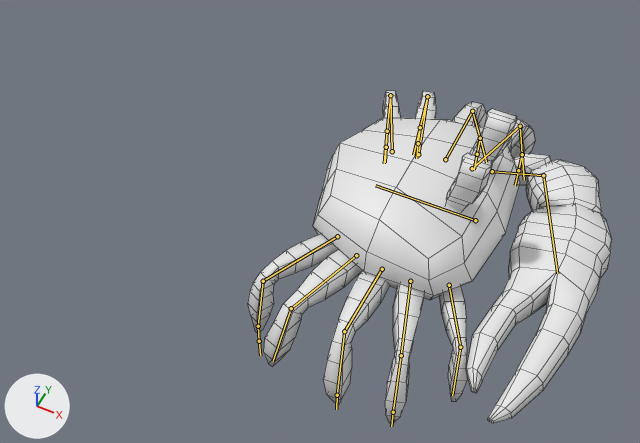
The FBX model Assets/Artists/Ian/3D models/crab.fbx: old version first, new version second.
Before and after are seen from a 50 mm lens placed at (1.63, -4.92, 6.13), pointed at (-0.62, -0.41, 0.49). Arrows for +X, +Y and +Z are at lower left; the lights stay in place. The first picture is the older version. The bones that change, and the others that lie on the model, are drawn over the model as lines. Mesh edges are drawn as thin lines.

Names of what the first picture shows: 'CRAB'.
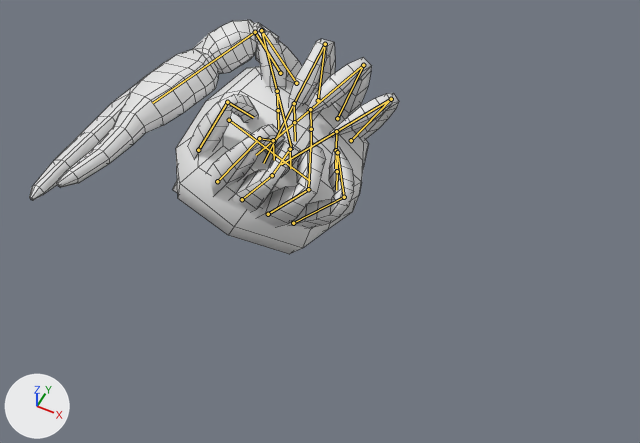
The newer file adds an action. The first version stands in its rest pose; the second is drawn at frame 28 of the action 'Armature|Death'.

Where the change shows, as pixel boxes (x1, y1, x2, y2) in the pictures (640 x 443 px):
'CRAB', posed (29% shorter)
    before: (248, 91, 612, 423)
    after: (29, 20, 399, 254)
bone 'Bone', root to tip
    before: (475, 220) to (375, 185)
    after: (229, 120) to (310, 181)
bone 'Bone3.1.L', root to tip
    before: (445, 159) to (472, 111)
    after: (318, 100) to (325, 44)
bone 'Bone3.2.L', root to tip
    before: (472, 111) to (480, 138)
    after: (325, 44) to (294, 103)
bone 'Bone4.1.L', root to tip
    before: (472, 168) to (520, 126)
    after: (296, 83) to (261, 30)
bone 'Bone4.2.L', root to tip
    before: (520, 126) to (522, 154)
    after: (261, 30) to (277, 91)
bone 'Bone2.1.L', root to tip
    before: (418, 154) to (427, 96)
    after: (337, 118) to (363, 65)
bone 'Bone2.2.L', root to tip
    before: (427, 96) to (420, 127)
    after: (363, 65) to (310, 109)
bone 'Bone1.1.L', root to tip
    before: (392, 151) to (390, 95)
    after: (351, 140) to (391, 99)
bone 'Bone1.2.L', root to tip
    before: (390, 95) to (387, 131)
    after: (391, 99) to (336, 131)
bone 'claw2', root to tip
    before: (543, 175) to (557, 273)
    after: (255, 32) to (152, 103)
bone 'Bone3.1.R', root to tip
    before: (382, 269) to (344, 331)
    after: (242, 199) to (272, 175)
bone 'Bone3.2.R', root to tip
    before: (344, 331) to (337, 395)
    after: (272, 175) to (290, 149)
bone 'Bone4.1.R', root to tip
    before: (410, 281) to (401, 355)
    after: (217, 181) to (259, 138)
bone 'Bone4.2.R', root to tip
    before: (401, 355) to (393, 412)
    after: (259, 138) to (273, 140)
bone 'Bone2.1.R', root to tip
    before: (356, 255) to (291, 308)
    after: (268, 214) to (308, 189)
bone 'Bone2.2.R', root to tip
    before: (291, 308) to (273, 361)
    after: (308, 189) to (310, 146)
bone 'Bone1.1.R', root to tip
    before: (337, 236) to (263, 281)
    after: (293, 223) to (344, 197)
bone 'Bone1.2.R', root to tip
    before: (263, 281) to (258, 326)
    after: (344, 197) to (337, 152)
bone 'Bone5', root to tip
    before: (449, 285) to (460, 347)
    after: (198, 150) to (227, 102)
bone 'Bone5.1', root to tip
    before: (460, 347) to (452, 395)
    after: (227, 102) to (253, 117)

The change, as a diff of the scene's bpy script:
```diff
--- a/Assets/Artists/Ian/3D models/crab.fbx.py
+++ b/Assets/Artists/Ian/3D models/crab.fbx.py
@@ bone_bone @@
 bone_bone = bpy.data.objects['Armature'].pose.bones['Bone']
-bone_bone.location = (0.0, 0.0, 0.0)
-bone_bone.rotation_quaternion = (1.0, 0.0, 0.0, 0.0)  # degrees (0, 0, 0)
+bone_bone.location = (0.0, 2.325, -0.173)
+bone_bone.rotation_quaternion = (0.231, 0.973, 0.0, 0.0)  # degrees (153, 0, 0)
@@ bone_bone3_1_l @@
 bone_bone3_1_l = bpy.data.objects['Armature'].pose.bones['Bone3.1.L']  # child of 'Bone'
-bone_bone3_1_l.rotation_quaternion = (1.0, 0.0, 0.0, 0.0)  # degrees (0, 0, 0)
+bone_bone3_1_l.rotation_quaternion = (0.672, 0.708, -0.031, 0.215)  # degrees (90, -20, 15)
@@ bone_bone3_2_l @@
 bone_bone3_2_l = bpy.data.objects['Armature'].pose.bones['Bone3.2.L']  # child of 'Bone3.1.L'
-bone_bone3_2_l.rotation_quaternion = (1.0, 0.0, 0.0, 0.0)  # degrees (0, 0, 0)
+bone_bone3_2_l.rotation_quaternion = (0.886, 0.453, -0.048, 0.082)  # degrees (54, -9, 6)
@@ bone_bone4_1_l @@
 bone_bone4_1_l = bpy.data.objects['Armature'].pose.bones['Bone4.1.L']  # child of 'Bone'
-bone_bone4_1_l.rotation_quaternion = (1.0, 0.0, 0.0, 0.0)  # degrees (0, 0, 0)
+bone_bone4_1_l.rotation_quaternion = (0.661, 0.49, 0.023, 0.568)  # degrees (52, -32, 65)
@@ bone_bone4_2_l @@
 bone_bone4_2_l = bpy.data.objects['Armature'].pose.bones['Bone4.2.L']  # child of 'Bone4.1.L'
-bone_bone4_2_l.rotation_quaternion = (1.0, 0.0, 0.0, 0.0)  # degrees (0, 0, 0)
+bone_bone4_2_l.rotation_quaternion = (0.305, 0.455, -0.698, -0.462)  # degrees (113, 0, -114)
@@ bone_bone2_1_l @@
 bone_bone2_1_l = bpy.data.objects['Armature'].pose.bones['Bone2.1.L']  # child of 'Bone'
-bone_bone2_1_l.rotation_quaternion = (1.0, 0.0, 0.0, 0.0)  # degrees (0, 0, 0)
+bone_bone2_1_l.rotation_quaternion = (0.661, 0.747, -0.03, 0.059)  # degrees (97, -7, 2)
@@ bone_bone2_2_l @@
 bone_bone2_2_l = bpy.data.objects['Armature'].pose.bones['Bone2.2.L']  # child of 'Bone2.1.L'
-bone_bone2_2_l.rotation_quaternion = (1.0, 0.0, 0.0, 0.0)  # degrees (0, 0, 0)
+bone_bone2_2_l.rotation_quaternion = (0.938, 0.315, -0.042, 0.141)  # degrees (36, -10, 14)
@@ bone_bone1_1_l @@
 bone_bone1_1_l = bpy.data.objects['Armature'].pose.bones['Bone1.1.L']  # child of 'Bone'
-bone_bone1_1_l.rotation_quaternion = (1.0, 0.0, 0.0, 0.0)  # degrees (0, 0, 0)
+bone_bone1_1_l.rotation_quaternion = (0.695, 0.718, 0.008, -0.038)  # degrees (92, 4, -2)
@@ bone_bone1_2_l @@
 bone_bone1_2_l = bpy.data.objects['Armature'].pose.bones['Bone1.2.L']  # child of 'Bone1.1.L'
-bone_bone1_2_l.rotation_quaternion = (1.0, 0.0, 0.0, 0.0)  # degrees (0, 0, 0)
+bone_bone1_2_l.rotation_quaternion = (0.947, 0.302, 0.01, 0.111)  # degrees (35, -3, 12)
@@ bone_claw2 @@
 bone_claw2 = bpy.data.objects['Armature'].pose.bones['claw2']  # child of 'claw1'
-bone_claw2.rotation_quaternion = (1.0, 0.0, 0.0, 0.0)  # degrees (0, 0, 0)
+bone_claw2.rotation_quaternion = (0.884, -0.186, 0.418, -0.094)  # degrees (-35, 45, -27)
@@ bone_bone3_1_r @@
 bone_bone3_1_r = bpy.data.objects['Armature'].pose.bones['Bone3.1.R']  # child of 'Bone'
-bone_bone3_1_r.rotation_quaternion = (1.0, 0.0, 0.0, 0.0)  # degrees (0, 0, 0)
+bone_bone3_1_r.rotation_quaternion = (0.758, 0.649, -0.034, 0.049)  # degrees (81, -7, 2)
@@ bone_bone3_2_r @@
 bone_bone3_2_r = bpy.data.objects['Armature'].pose.bones['Bone3.2.R']  # child of 'Bone3.1.R'
-bone_bone3_2_r.rotation_quaternion = (1.0, 0.0, 0.0, 0.0)  # degrees (0, 0, 0)
+bone_bone3_2_r.rotation_quaternion = (0.867, 0.495, -0.039, 0.041)  # degrees (59, -6, 2)
@@ bone_bone4_1_r @@
 bone_bone4_1_r = bpy.data.objects['Armature'].pose.bones['Bone4.1.R']  # child of 'Bone'
-bone_bone4_1_r.rotation_quaternion = (1.0, 0.0, 0.0, 0.0)  # degrees (0, 0, 0)
+bone_bone4_1_r.rotation_quaternion = (0.655, 0.753, -0.011, 0.057)  # degrees (98, -6, 3)
@@ bone_bone4_2_r @@
 bone_bone4_2_r = bpy.data.objects['Armature'].pose.bones['Bone4.2.R']  # child of 'Bone4.1.R'
-bone_bone4_2_r.rotation_quaternion = (1.0, 0.0, 0.0, 0.0)  # degrees (0, 0, 0)
+bone_bone4_2_r.rotation_quaternion = (0.875, 0.475, -0.016, 0.096)  # degrees (56, -7, 9)
@@ bone_bone2_1_r @@
 bone_bone2_1_r = bpy.data.objects['Armature'].pose.bones['Bone2.1.R']  # child of 'Bone'
-bone_bone2_1_r.rotation_quaternion = (1.0, 0.0, 0.0, 0.0)  # degrees (0, 0, 0)
+bone_bone2_1_r.rotation_quaternion = (0.754, 0.653, -0.006, 0.068)  # degrees (81, -6, 5)
@@ bone_bone2_2_r @@
 bone_bone2_2_r = bpy.data.objects['Armature'].pose.bones['Bone2.2.R']  # child of 'Bone2.1.R'
-bone_bone2_2_r.rotation_quaternion = (1.0, 0.0, 0.0, 0.0)  # degrees (0, 0, 0)
+bone_bone2_2_r.rotation_quaternion = (0.917, 0.39, -0.006, -0.088)  # degrees (46, 3, -10)
@@ bone_bone1_1_r @@
 bone_bone1_1_r = bpy.data.objects['Armature'].pose.bones['Bone1.1.R']  # child of 'Bone'
-bone_bone1_1_r.rotation_quaternion = (1.0, 0.0, 0.0, 0.0)  # degrees (0, 0, 0)
+bone_bone1_1_r.rotation_quaternion = (0.75, 0.654, -0.028, 0.095)  # degrees (82, -10, 6)
@@ bone_bone1_2_r @@
 bone_bone1_2_r = bpy.data.objects['Armature'].pose.bones['Bone1.2.R']  # child of 'Bone1.1.R'
-bone_bone1_2_r.rotation_quaternion = (1.0, 0.0, 0.0, 0.0)  # degrees (0, 0, 0)
+bone_bone1_2_r.rotation_quaternion = (0.955, 0.289, -0.027, -0.068)  # degrees (34, -1, -8)
@@ bone_bone5 @@
 bone_bone5 = bpy.data.objects['Armature'].pose.bones['Bone5']  # child of 'Bone'
-bone_bone5.rotation_quaternion = (1.0, 0.0, 0.0, 0.0)  # degrees (0, 0, 0)
+bone_bone5.rotation_quaternion = (0.636, 0.769, 0.021, -0.07)  # degrees (101, 8, -3)
@@ bone_bone5_1 @@
 bone_bone5_1 = bpy.data.objects['Armature'].pose.bones['Bone5.1']  # child of 'Bone5'
-bone_bone5_1.rotation_quaternion = (1.0, 0.0, 0.0, 0.0)  # degrees (0, 0, 0)
+bone_bone5_1.rotation_quaternion = (0.924, 0.369, 0.031, 0.097)  # degrees (43, -1, 12)
```
